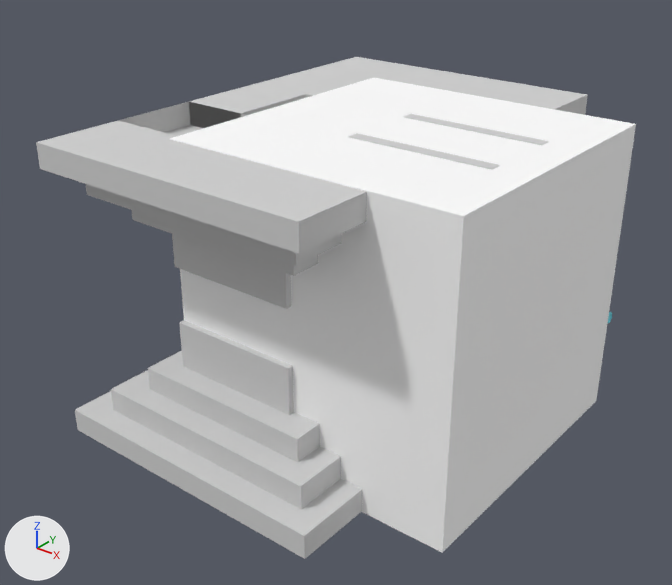
The Blender file android/assets/model/inside_level5_krigarnas_tempel.blend: old version first, new version second.
Both versions are drawn from a 50 mm lens placed at (76.6, -113.1, 89.1), pointed at (-13.3, -0.8, 19.5). Every picture has the same lights, and +X, +Y and +Z are marked at lower left.

Objects in the first picture: 'bigskybox', 'krigarnas', 'krigarnas.001'.
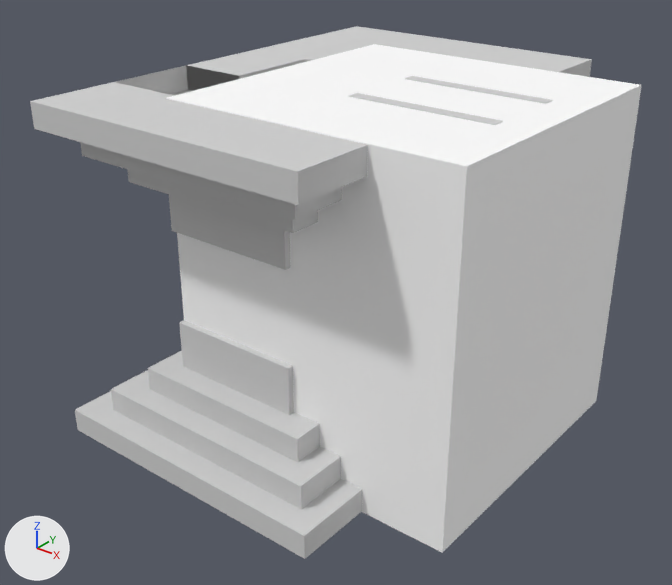
Diff of the bpy script that builds the scene:
```diff
--- a/android/assets/model/inside_level5_krigarnas_tempel.blend.py
+++ b/android/assets/model/inside_level5_krigarnas_tempel.blend.py
@@ me_cube_003 @@
 me_cube_003.from_pydata(...)  # 8 vertices, 6 faces; spans x -25.0..25.0, y -22.0..28.0, z -25.0..25.0
 # used by ob_bigskybox; location = (0.0, 0.0, 22.0); rotation_euler = (1.571, 0.0, 0.0), in degrees (90, 0, 0)
+# me_cube_003 part 1: the whole mesh is scaled about its middle by (1, 1.12, 1), then moved by (0.0, -3.0, 0.0)
 me_cube_003.materials.append(mat_wall_001)
@@ ob_krigarnas_001 @@
 ob_krigarnas_001 = bpy.data.objects.new('krigarnas.001', me_cube_005)
-ob_krigarnas_001.location = (-10.0, 0.0, 40.0)
+ob_krigarnas_001.location = (-10.0, 0.0, 46.0)
 ob_krigarnas_001.rotation_euler = (0.0, 3.142, 0.0)  # degrees (0, 180, 0)
@@ ob_bigskybox @@
 ob_bigskybox = bpy.data.objects.new('bigskybox', me_cube_003)
-ob_bigskybox.location = (0.0, 0.0, 22.0)
+ob_bigskybox.location = (0.0, 0.0, 28.0)
 ob_bigskybox.rotation_euler = (1.571, 0.0, 0.0)  # degrees (90, 0, 0)
```

Boxes [x1, y1, x2, y2] around the edits, measured in the pictures (672 x 585 px; the box of a moved part takes in the faces that stretch with it):
'bigskybox', mesh rescaled, moved (7% taller): before [170, 78, 636, 553]; after [166, 44, 642, 553]
'krigarnas.001', moved: before [36, 57, 588, 309]; after [30, 26, 592, 270]
part 1 of me_cube_003, moved or reshaped: before [170, 124, 636, 406]; after [166, 85, 642, 406]
